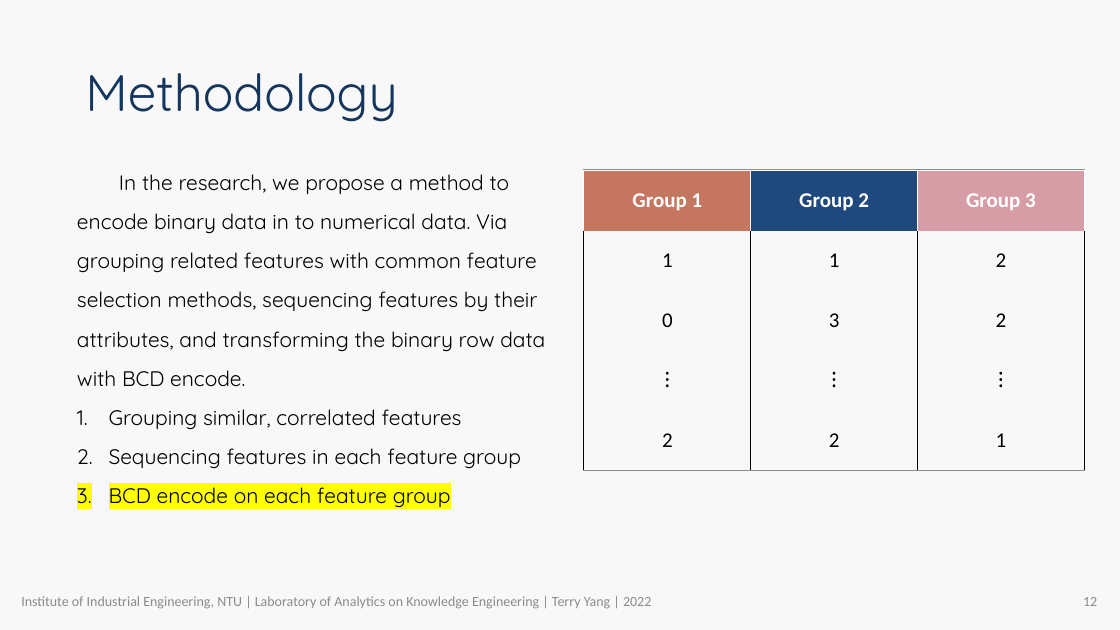
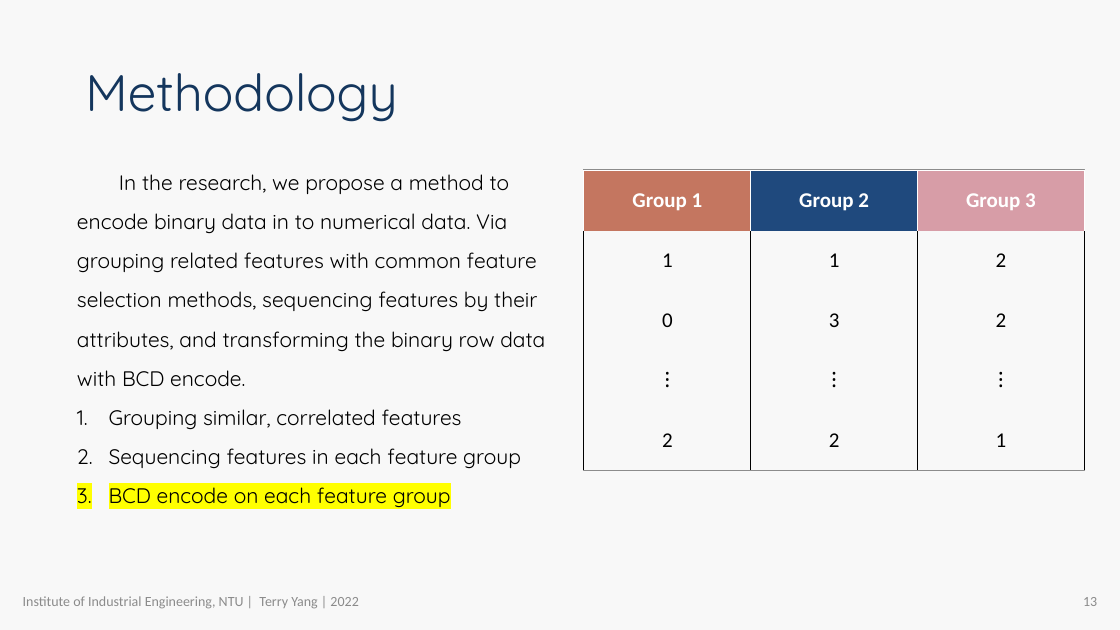
Before and after one commit to R64825/NTUIIE-Research, a slide deck: slide 13 of ppt/APIEMS TerryYang.pptx (slide 12 before the commit). Drawn at 1120x630 pixels with LibreOffice and Linux fonts; fonts in the diff are those of the drawing; grey boxes stand for pictures; background and template pictures are left out. Boxes give left, top, right and bottom in pixels: in the first picture for what was removed or moved away, otherwise in the second. Text is boxed around its words. In the diff, an @@ line names an element or a change of style, - is before the commit and + after.

```diff
--- a/ppt/APIEMS TerryYang.pptx
+++ b/ppt/APIEMS TerryYang.pptx
@@ text at (23, 596, 358, 609): text changed @@
-Institute of Industrial Engineering, NTU | Laboratory of Analytics on Knowledge Engineering | Terry Yang | 2022
+Institute of Industrial Engineering, NTU | Terry Yang | 2022
```
Also in this commit, not shown: 21 other slides changed, 4 slides added, 4 slides removed, 2 other files.
